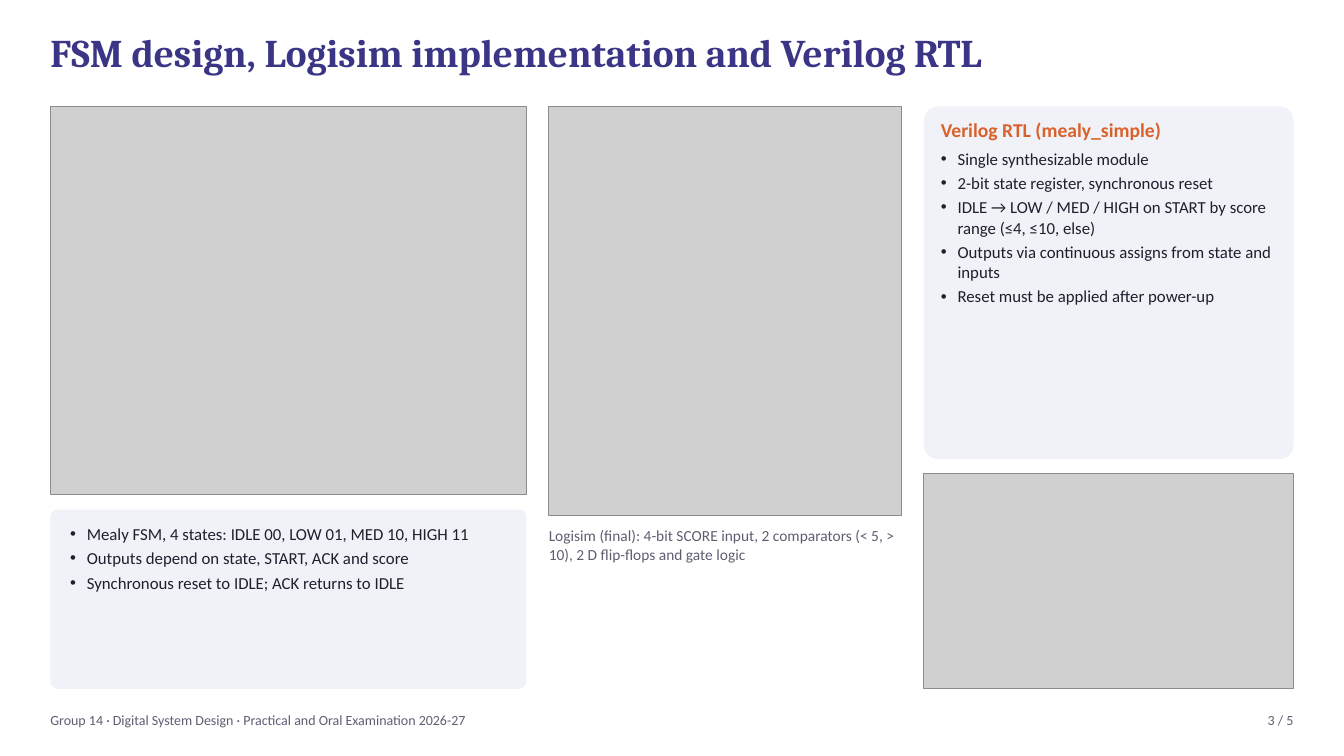
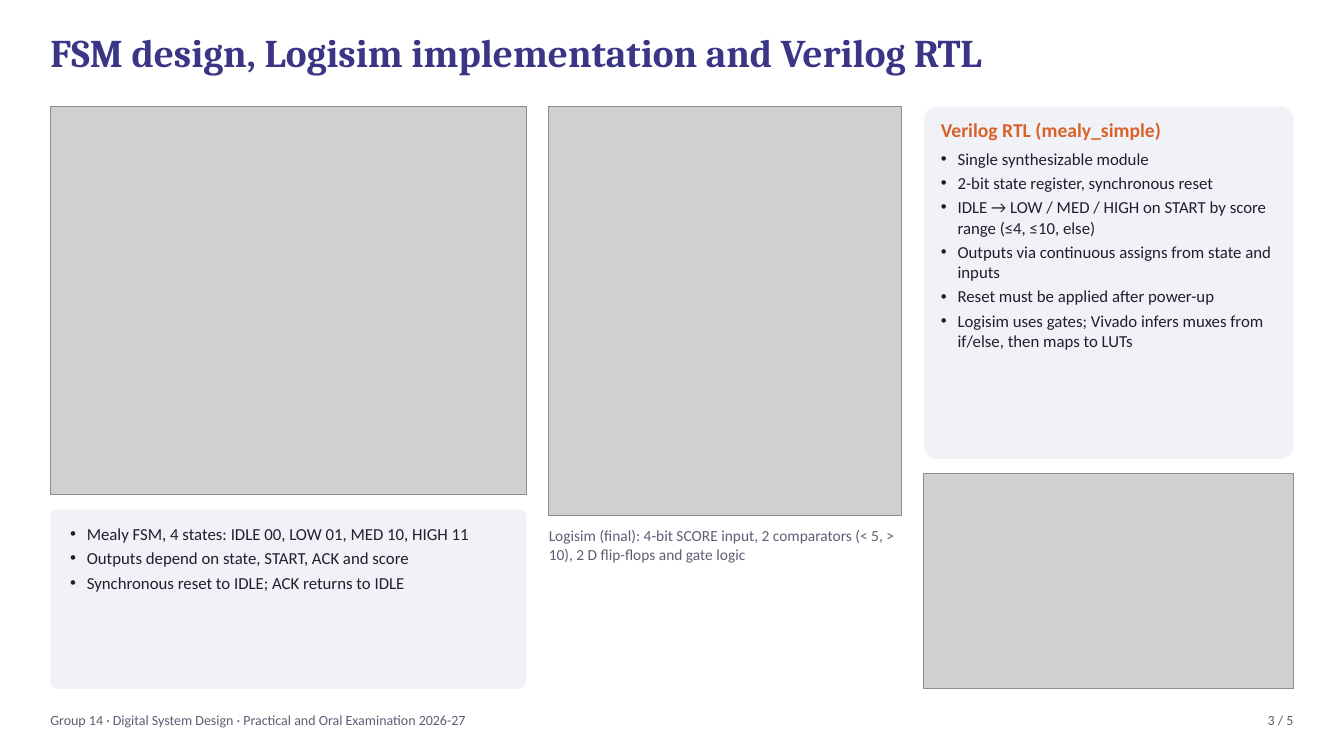
Before and after one commit to MrugendraVasmatkar/Digital_System_Design_Practical_2026_27_D9A_B, a slide deck: slide 3 of Group_Submissions/day1_submission_grp14/06_Presentation/Group14_DSD_Presentation.pptx. Drawn at 1344x756 pixels with LibreOffice and Linux fonts; fonts in the diff are those of the drawing; grey boxes stand for pictures. Boxes give left, top, right and bottom in pixels: in the first picture for what was removed or moved away, otherwise in the second. Text is boxed around its words. In the diff, an @@ line names an element or a change of style, - is before the commit and + after.

```diff
--- a/Group_Submissions/day1_submission_grp14/06_Presentation/Group14_DSD_Presentation.pptx
+++ b/Group_Submissions/day1_submission_grp14/06_Presentation/Group14_DSD_Presentation.pptx
@@ text at bbox=[958, 315, 1263, 350]: paragraph added @@
+• Logisim uses gates; Vivado infers muxes from if/else, then maps to LUTs
```
Also in this commit, not shown: 2 other files.
